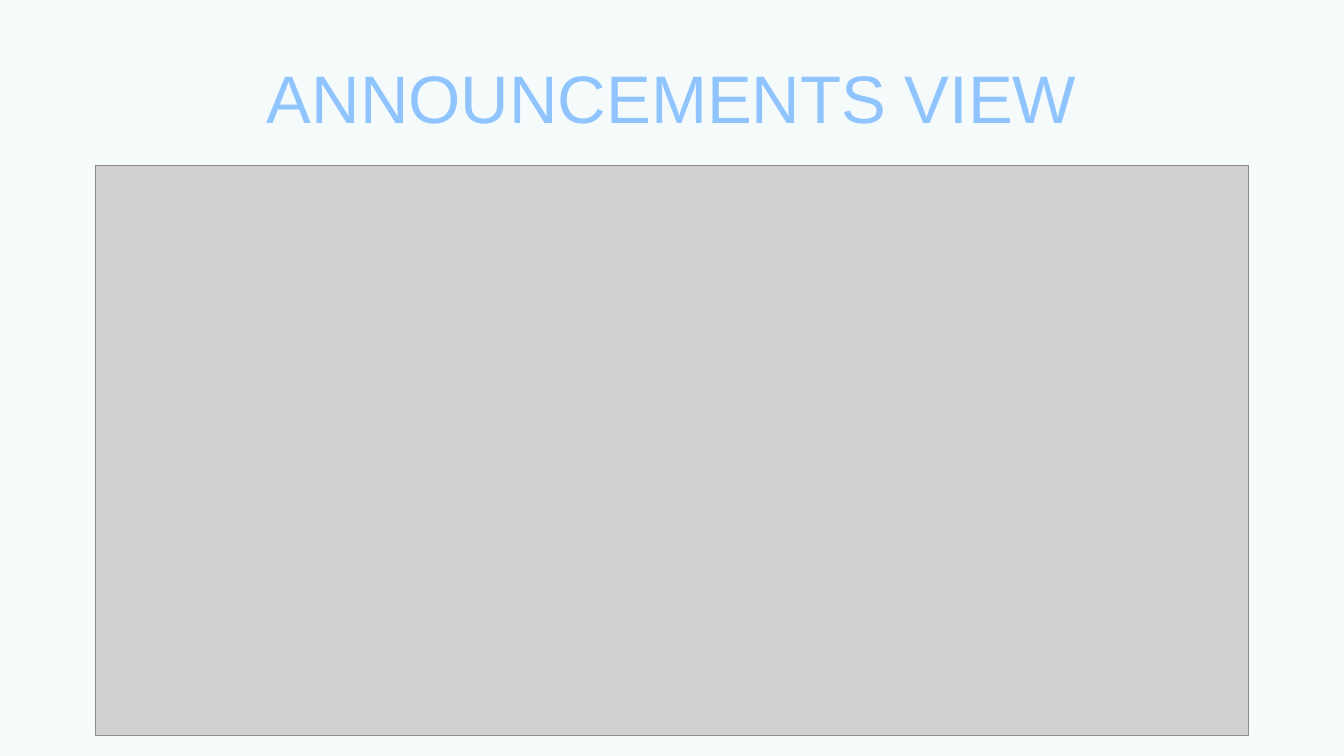
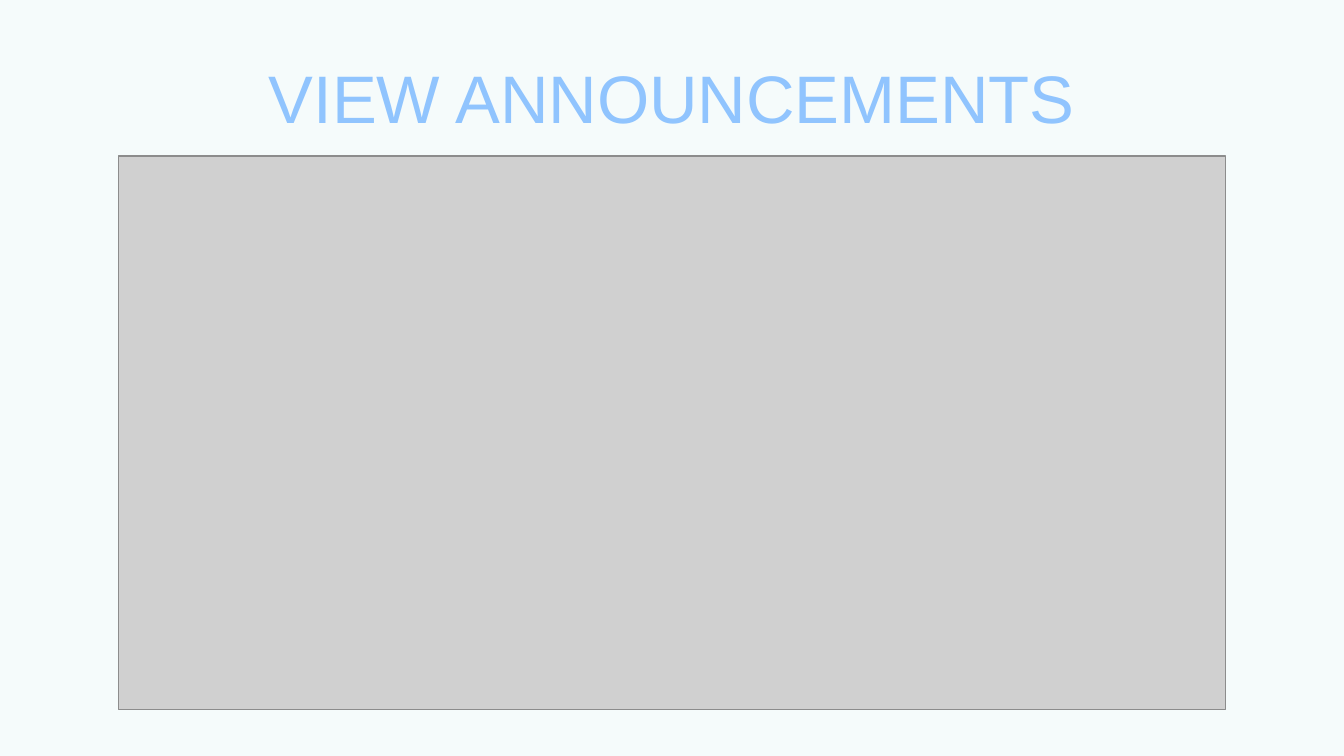
Before and after one commit to dyan27/da-capstone, a slide deck: slide 7 of DAI Final Capstone.pptx (slide 6 before the commit). Drawn at 1344x756 pixels with LibreOffice and Linux fonts; fonts in the diff are those of the drawing; grey boxes stand for pictures. Boxes give left, top, right and bottom in pixels: in the first picture for what was removed or moved away, otherwise in the second. Text is boxed around its words. In the diff, an @@ line names an element or a change of style, - is before the commit and + after.

```diff
--- a/DAI Final Capstone.pptx
+++ b/DAI Final Capstone.pptx
@@ title at (269, 76, 1074, 124): text changed @@
-ANNOUNCEMENTS VIEW
+VIEW ANNOUNCEMENTS
@@ picture: place and size @@
-picture at (95, 165, 1249, 735)
+picture at (118, 156, 1226, 710)
```
Also in this commit, not shown: 10 other slides changed, 1 slide added, 16 other files.
